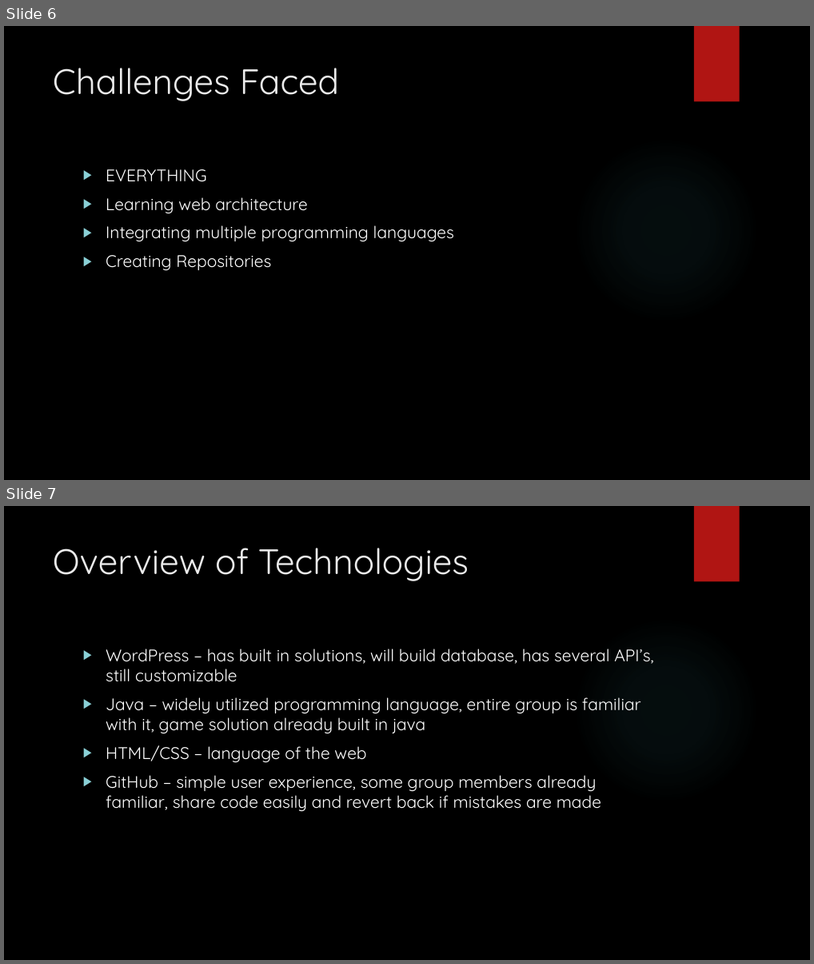
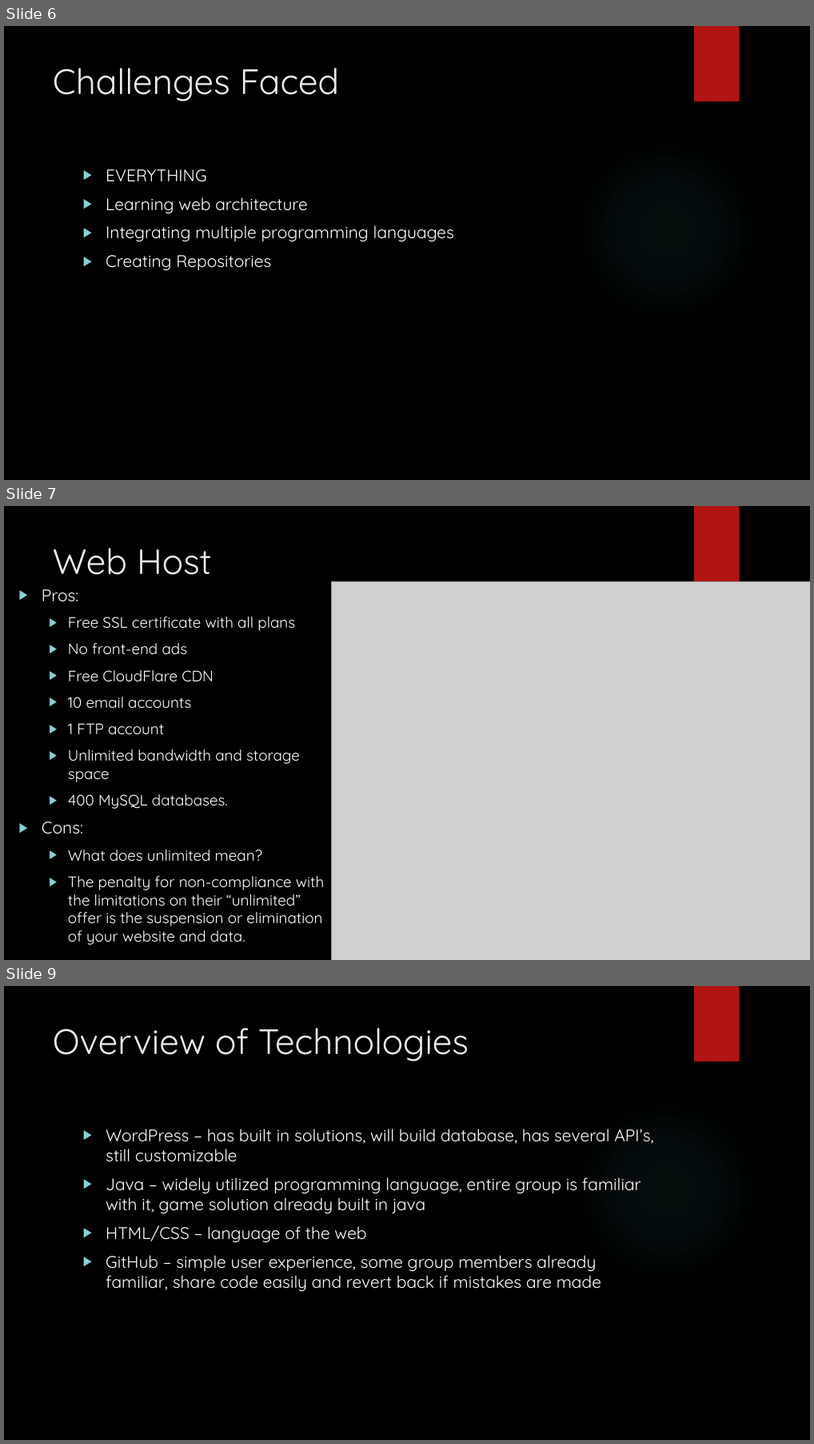
Before and after one commit to maxthedog21/412FinalGroupProject, a slide deck: Project Documents/Group 2.pptx. Shown one above the other, each under a label of ours: slides 6 and 7 before the commit, slides 6, 7 and 9 after it; the slides between them are not shown. The pictures are 814x964 and 814x1444 pixels, drawn with LibreOffice and Linux fonts; fonts in the diff are those of the drawing; grey boxes stand for pictures; background and template pictures are left out. Boxes give left, top, right and bottom in pixels: in the first picture for what was removed or moved away, otherwise in the second. Text is boxed around its words. In the diff, an @@ line names an element or a change of style, - is before the commit and + after.

```diff
--- a/Project Documents/Group 2.pptx
+++ b/Project Documents/Group 2.pptx
@@ slide 7 added at (4, 506, 810, 960), background picture (left out); not listed: 1 template element that a slide beside it also shows @@
@@ title added at (53, 548, 212, 575), 42 pt, text #EBEBEB @@
+Web Host
@@ text added at (42, 589, 324, 944), 18 pt, text #FFFFFF @@
+▶ Pros:
+  ▶ Free SSL certificate with all plans
+  ▶ No front-end ads
+  ▶ Free CloudFlare CDN
+  ▶ 10 email accounts
+  ▶ 1 FTP account
+  ▶ Unlimited bandwidth and storage space
+  ▶ 400 MySQL databases.
+▶ Cons:
+  ▶ What does unlimited mean?
+  ▶ The penalty for non-compliance with the limitations on their “unlimited” offer is the suspension or elimination of your website and data.
@@ picture added at (332, 582, 810, 960) @@
@@ what was slide 7 is now slide 9 @@
```
Also in this commit, not shown: 1 slide changed, 1 other slide added.
